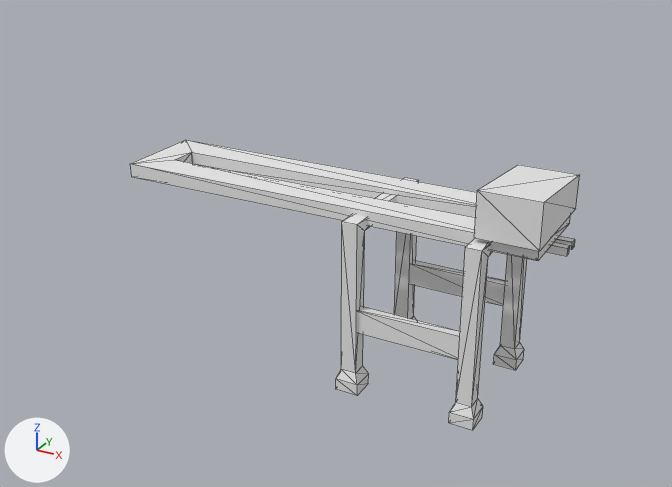
An edit to the OBJ model p2p/client/src/ProjectAssets/Models/crane/zeeKraan.obj, drawn before and after from the same camera.
Before and after are seen from a 50 mm camera at (25.6, -63.4, 41.8) aimed at (-8.9, -0.7, 10.4). The axes (+X, +Y, +Z) are drawn at lower left. The lights are the same throughout. Mesh edges are drawn as thin lines. Where no turn or scale is listed for an object, it has been applied to the vertices.

The scene before the commit, as lines of its bpy script (objects in view):
```python
me_frame_cube_001 = bpy.data.meshes.new('Frame_Cube.001')
me_frame_cube_001.from_pydata(...)  # 120 vertices, 196 faces; spans x -28.7..10.5, y -6.0..6.0, z 0.0..18.8
me_frame_cube_001.materials.append(mat_none)  # white #e7e7e7
ob_frame_cube_001 = bpy.data.objects.new('Frame_Cube.001', me_frame_cube_001)
ob_frame_cube_001.location = (0.0, 0.0, 0.0)
```
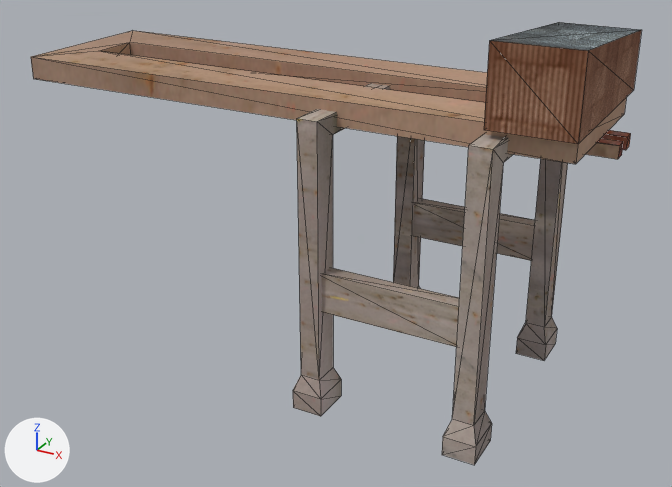
Changed parts and their boxes [x1, y1, x2, y2] in the pictures (672 x 487 px; the box of a moved part takes in the faces that stretch with it):
'Frame_Cube.001', reshaped (36% wider, 53% taller): before [131, 140, 579, 430]; after [31, 22, 642, 465]
part 1 of me_frame_cube_001, moved or reshaped: before [449, 239, 527, 430]; after [442, 134, 568, 465]
part 2 of me_frame_cube_001, moved or reshaped: before [336, 178, 419, 395]; after [293, 83, 425, 416]
part 3 of me_frame_cube_001, added: after [602, 130, 631, 150]
part 4 of me_frame_cube_001, added (brown): after [586, 138, 623, 159]
part 5 of me_frame_cube_001, moved or reshaped: before [131, 140, 571, 261]; after [31, 31, 627, 164]
part 6 of me_frame_cube_001, moved or reshaped: before [474, 165, 579, 251]; after [484, 22, 642, 144]
part 7 of me_frame_cube_001, moved or reshaped: before [410, 260, 505, 306]; after [413, 198, 535, 260]
part 8 of me_frame_cube_001, moved or reshaped: before [357, 306, 460, 359]; after [321, 267, 459, 347]
part 9 of me_frame_cube_001, deleted: before [554, 236, 575, 250]
part 10 of me_frame_cube_001, deleted: before [546, 242, 570, 256]

Diff of the bpy script that builds the scene:
```diff
--- a/p2p/client/src/ProjectAssets/Models/crane/zeeKraan.obj.py
+++ b/p2p/client/src/ProjectAssets/Models/crane/zeeKraan.obj.py
@@ img_zeekraan_png @@
+img_zeekraan_png = load_image('zeekraan.png', 'zeekraan.png', 1024, 1024, 'sRGB')
@@ mat_none_002 @@
+mat_none_002 = principled_material('None.002')
+mat_none_002.texture = img_zeekraan_png
+mat_none_002.roughness = 1.0
@@ me_frame_cube_001 @@
 # used by ob_frame_cube_001; location = (0.0, 0.0, 0.0)
-me_frame_cube_001.from_pydata(...)  # 120 vertices, 196 faces; spans x -28.7..10.5, y -6.0..6.0, z 0.0..18.8
-me_frame_cube_001.materials.append(mat_none)  # white #e7e7e7
+me_frame_cube_001.from_pydata(...)  # 120 vertices, 196 faces; spans x -36.6..13.4, y -10.0..10.0, z 0.0..30.0
+# me_frame_cube_001 part 1: the loose piece of 32 vertices spanning x 4.0..6.0, y -6.0..6.0, z 0.0..14.8 is scaled about the mesh origin by (1.28, 1.67, 1.59), in mat_none_002 (picture img_zeekraan_png)
+# me_frame_cube_001 part 2: the loose piece of 32 vertices spanning x -6.0..-4.0, y -6.0..6.0, z 0.0..14.8 is scaled about the mesh origin by (1.28, 1.67, 1.59), in mat_none_002 (picture img_zeekraan_png)
+# me_frame_cube_001 part 3: a new loose piece, a box spanning x -36.64..13.36, y 0.56..1.67, z 21.68..22.64, in mat_none_002 (picture img_zeekraan_png)
+# me_frame_cube_001 part 4: a new loose piece, a box spanning x -36.64..13.36, y -1.67..-0.56, z 21.68..22.64, in mat_none_002 (picture img_zeekraan_png)
+# me_frame_cube_001 part 5: the loose piece of 16 vertices spanning x -27.6..9.2, y -4.0..4.0, z 14.2..15.3 is scaled about the mesh origin by (1.28, 1.67, 1.59), in mat_none_002 (picture img_zeekraan_png)
+# me_frame_cube_001 part 6: the loose piece of 8 vertices spanning x 4.6..9.4, y -4.6..4.6, z 15.2..18.8 is scaled about the mesh origin by (1.28, 1.67, 1.59), in mat_none_002 (picture img_zeekraan_png)
+# me_frame_cube_001 part 7: the loose piece of 8 vertices spanning x -4.8..4.8, y 4.6..5.4, z 5.4..7.4 is scaled about the mesh origin by (1.28, 1.67, 1.59), in mat_none_002 (picture img_zeekraan_png)
+# me_frame_cube_001 part 8: the loose piece of 8 vertices spanning x -4.8..4.8, y -5.4..-4.6, z 5.4..7.4 is scaled about the mesh origin by (1.28, 1.67, 1.59), in mat_none_002 (picture img_zeekraan_png)
+# me_frame_cube_001 part 9: the loose piece of 8 vertices spanning x -28.7..10.5, y 0.3..1.0, z 13.6..14.2 is deleted
+# me_frame_cube_001 part 10: the loose piece of 8 vertices spanning x -28.7..10.5, y -1.0..-0.3, z 13.6..14.2 is deleted
+me_frame_cube_001.materials.append(mat_none_002)  # picture img_zeekraan_png
```
